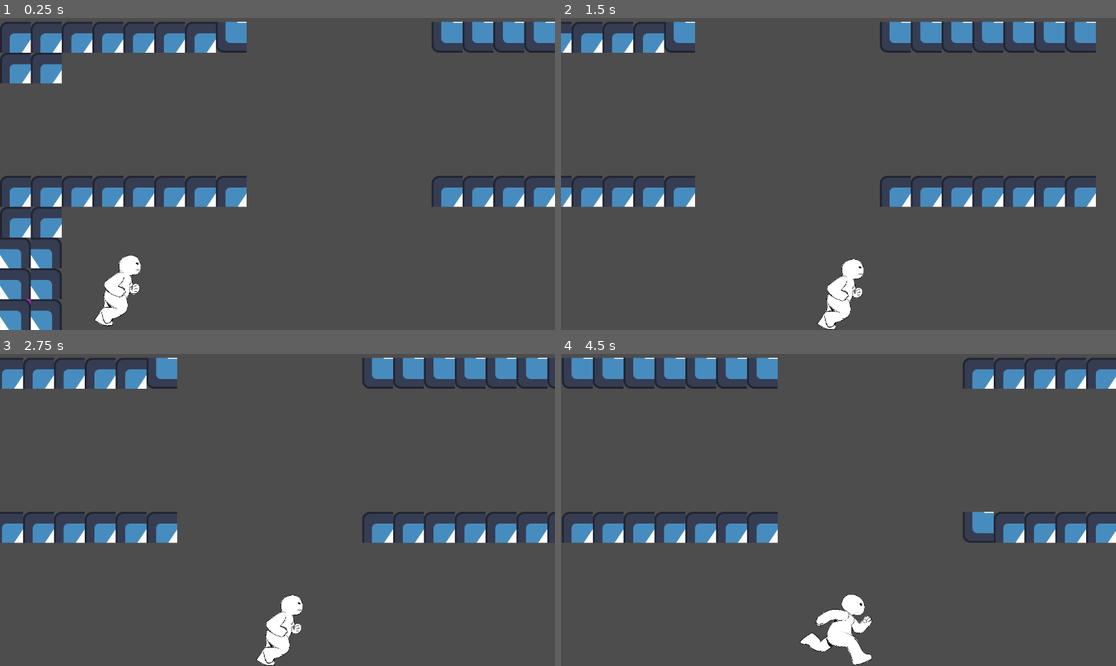
Above: before the commit, frames 1-4 (two rows, left to right).
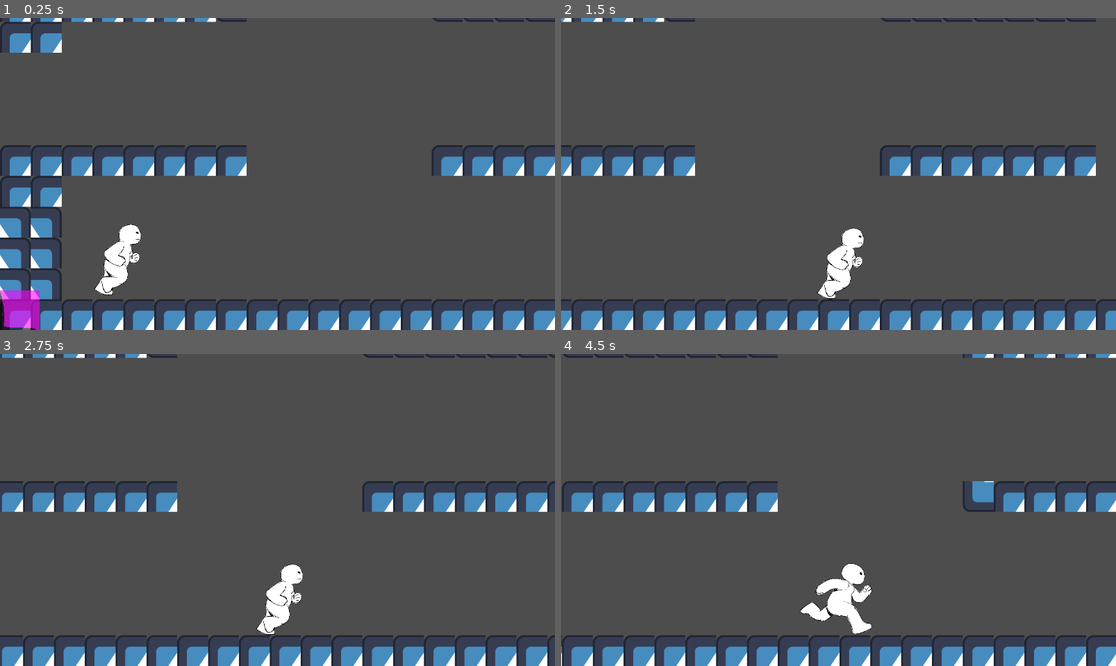
Above: after the commit, the same moments.

Repository: ZBC95/GMTK-2025-zoes-repository
Game: Godot game, scene res://game.tscn
Same seed, same stepped clock (60 frames per second), same inputs: the game is played once before the commit and once after it. The engine's default icon, where the game draws it, is replaced by a stand-in: a white triangle on a blue panel in a dark square.
Inputs:
- Up to frame 1 (0.25 s): no input
- Up to frame 2 (1.5 s): hold D (Right) from 0.53 s (still down); tap W (Jump) at 0.77 s
- Up to frame 3 (2.75 s): tap W (Jump) at 1.52 s; release D (Right) at 2.03 s; hold A (Left) from 2.03 s (still down)
- Up to frame 4 (4.5 s): release A (Left) at 2.78 s; hold D (Right) 2.78-4.28 s; tap W (Jump) at 3.02, 3.77 s; hold A (Left) from 4.28 s (still down)

The runs differ from the first frame. In frame 1, 19% of the frame differs, in the area x 0-100%, y 0-100%; in frame 2, 18%; in frame 3, 19%; in frame 4, 19%.

Commit message:
camera change

Diff:
--- a/camera_2d.gd
+++ b/camera_2d.gd
@@ -6,12 +6,22 @@
 func _ready() -> void:
 	SignalBus.player_looped.connect(_on_player_looped)
 	limit_left = loop.bl_x*64
-	limit_top = loop.tl_y*64
-	limit_bottom = loop.bl_y*64
+	position_camera()
+
 
 
 func _physics_process(delta: float) -> void:
-	position = player.position
+	position_camera()
+
 
 func _on_player_looped(movement_data):
 	limit_left = -1000000
+
+func position_camera():
+	if get_viewport_rect().size.y < loop.bl_y*64 - loop.tl_y*64:
+		limit_top = loop.tl_y*64
+		limit_bottom = loop.bl_y*64
+		position = player.position
+	else:
+		position.y = (loop.bl_y*64 + loop.tl_y*64)/2
+		position.x = player.position.x
--- a/level_dev1.tscn
+++ b/level_dev1.tscn
@@ -92,6 +92,6 @@
 tl_y = -6
 tr_x = 36
 tr_y = -6
-bl_y = 8
+bl_y = 9
 br_x = 36
-br_y = 8
+br_y = 9
--- a/looping_componenet.tscn
+++ b/looping_componenet.tscn
@@ -7,6 +7,7 @@
 [ext_resource type="Texture2D" uid="uid://cnio2qwsjx4xj" path="res://br.png" id="5_ub1v0"]
 
 [node name="Looping_Componenet" type="Node2D"]
+top_level = true
 script = ExtResource("1_hs47p")
 
 [node name="top_left" type="Node2D" parent="."]
